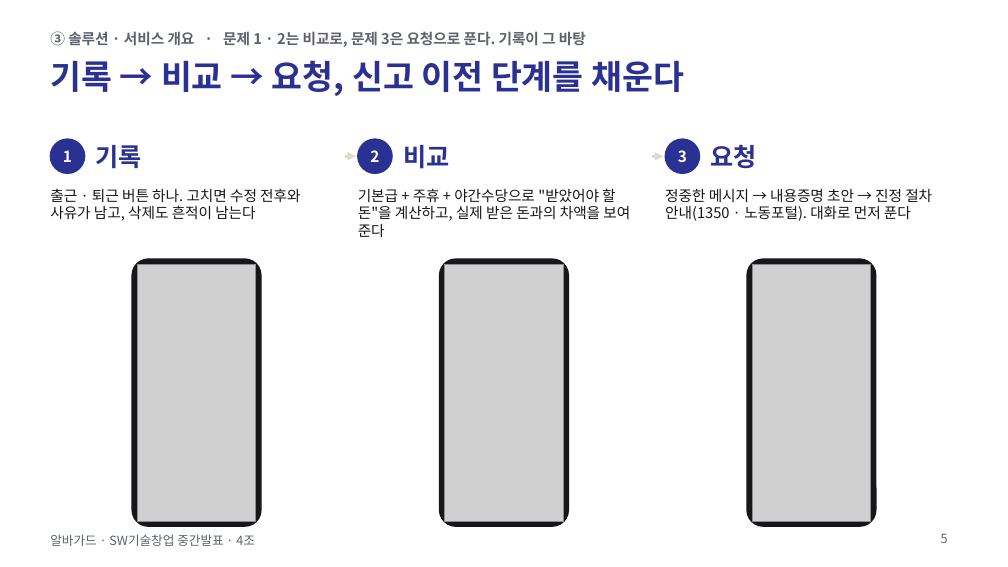
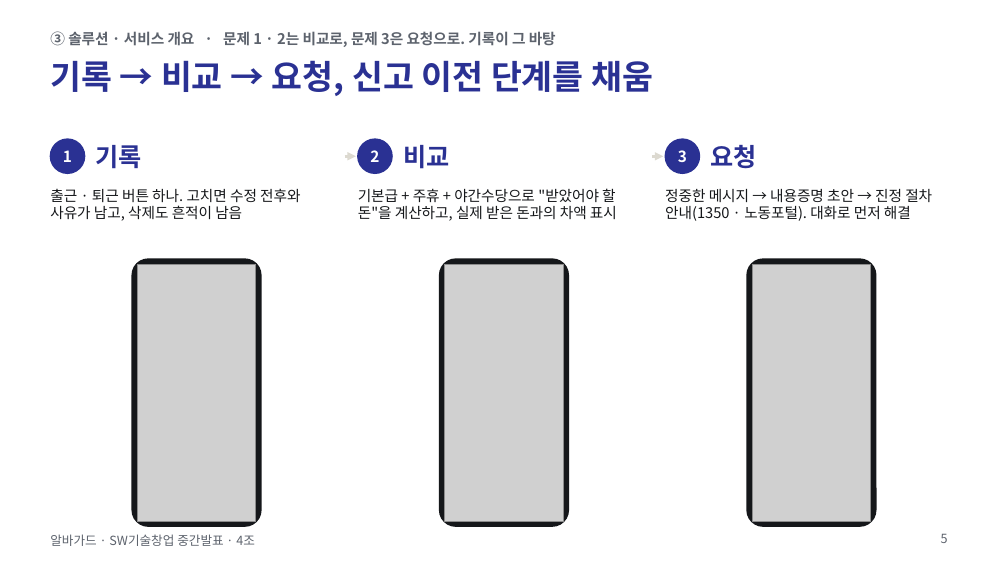
Before and after one commit to jihooni217/albaguard, a slide deck: slide 5 of docs/06_중간발표_PPT.pptx. Drawn at 1008x567 pixels with LibreOffice and Linux fonts; fonts in the diff are those of the drawing; grey boxes stand for pictures. Boxes give left, top, right and bottom in pixels: in the first picture for what was removed or moved away, otherwise in the second. Text is boxed around its words. In the diff, an @@ line names an element or a change of style, - is before the commit and + after.

```diff
--- a/docs/06_중간발표_PPT.pptx
+++ b/docs/06_중간발표_PPT.pptx
@@ text at [50,31,556,47]: text changed @@
-③ 솔루션 · 서비스 개요 · 문제 1 · 2는 비교로, 문제 3은 요청으로 푼다. 기록이 그 바탕
+③ 솔루션 · 서비스 개요 · 문제 1 · 2는 비교로, 문제 3은 요청으로. 기록이 그 바탕
@@ title at [50,60,653,96]: text changed @@
-기록 → 비교 → 요청, 신고 이전 단계를 채운다
+기록 → 비교 → 요청, 신고 이전 단계를 채움
@@ text at [50,188,300,221]: text changed @@
-출근 · 퇴근 버튼 하나. 고치면 수정 전후와 사유가 남고, 삭제도 흔적이 남는다
+출근 · 퇴근 버튼 하나. 고치면 수정 전후와 사유가 남고, 삭제도 흔적이 남음
@@ text at [358,188,617,221]: text changed @@
-기본급 + 주휴 + 야간수당으로 "받았어야 할 돈"을 계산하고, 실제 받은 돈과의 차액을 보여 준다
+기본급 + 주휴 + 야간수당으로 "받았어야 할 돈"을 계산하고, 실제 받은 돈과의 차액 표시
@@ text at [665,189,932,221]: text changed @@
-정중한 메시지 → 내용증명 초안 → 진정 절차 안내(1350 · 노동포털). 대화로 먼저 푼다
+정중한 메시지 → 내용증명 초안 → 진정 절차 안내(1350 · 노동포털). 대화로 먼저 해결
```
Also in this commit, not shown: 13 other slides changed, 2 other files.
